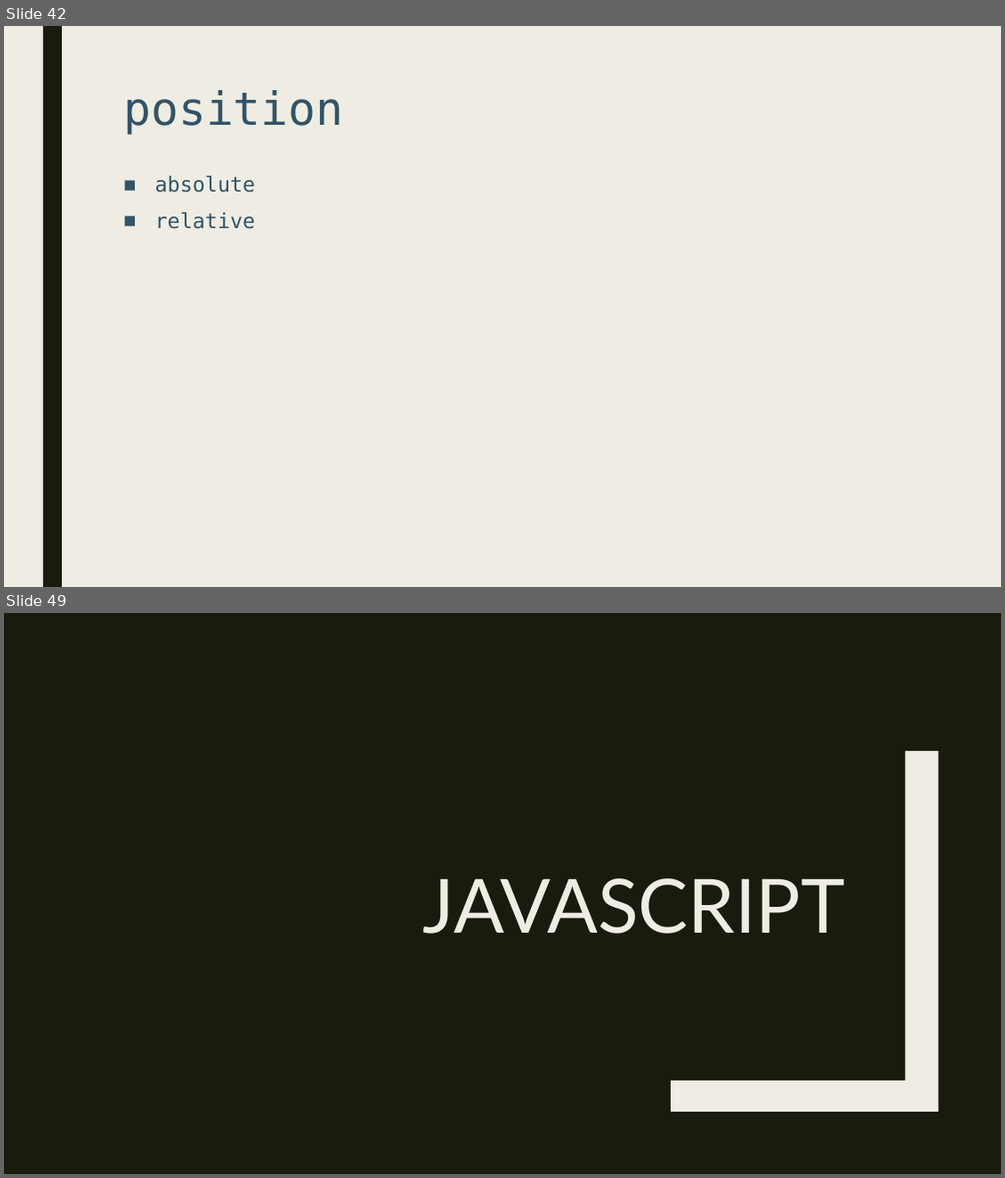
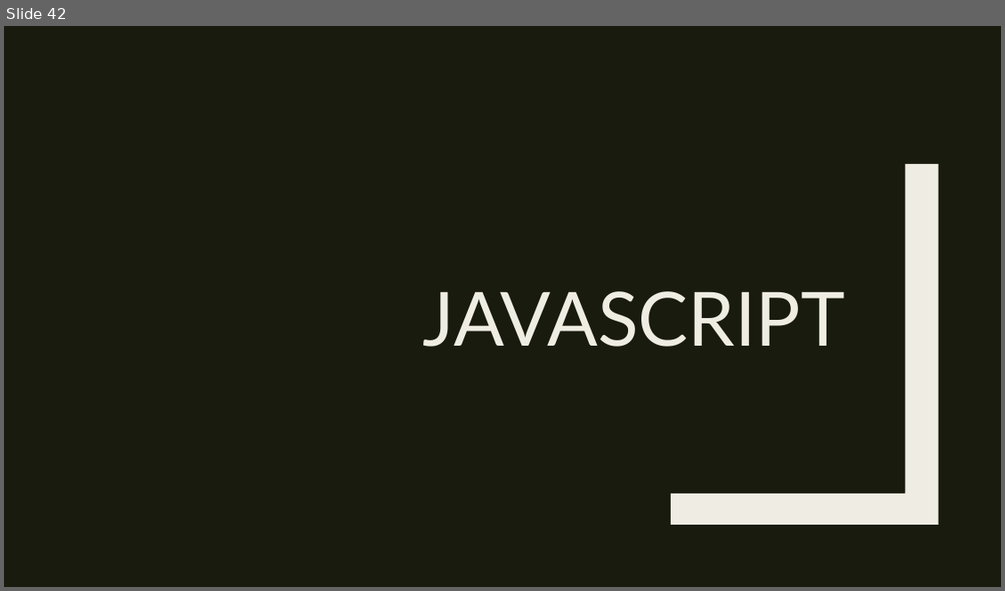
Before and after one commit to Alicexdcw/FrontEndTutorial, a slide deck: HTML & CSS & Javascript - starbuck.pptx. Shown one above the other, each under a label of ours: slides 42 and 49 before the commit, slide 42 after it; the slides between them are not shown. The pictures are 1005x1178 and 1005x591 pixels, drawn with LibreOffice and Linux fonts; fonts in the diff are those of the drawing. Boxes give left, top, right and bottom in pixels: in the first picture for what was removed or moved away, otherwise in the second. Text is boxed around its words. In the diff, an @@ line names an element or a change of style, - is before the commit and + after.

```diff
--- a/HTML & CSS & Javascript - starbuck.pptx
+++ b/HTML & CSS & Javascript - starbuck.pptx
@@ slide 42 removed at [4, 26, 1001, 587], background #EFEDE3 @@
@@ rectangle removed at [43, 26, 62, 587] @@
@@ title removed at [123, 90, 343, 134] @@
-position
@@ text removed at [155, 176, 256, 229] @@
-■ absolute
-■ relative
@@ what was slide 49 is now slide 42 @@
```
Also in this commit, not shown: 4 slides changed, 19 slides added, 23 other slides removed, 11 other files.
